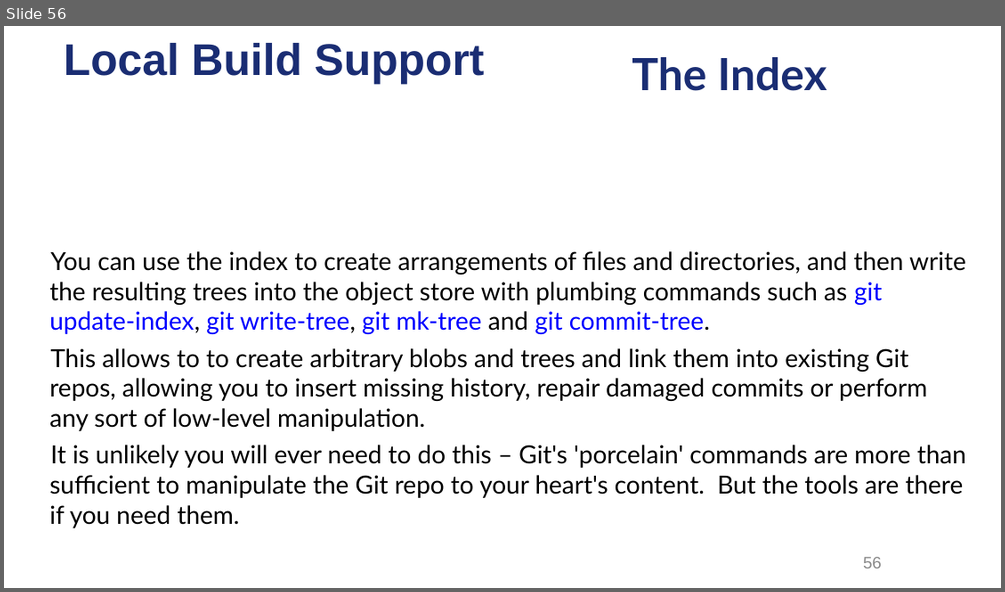
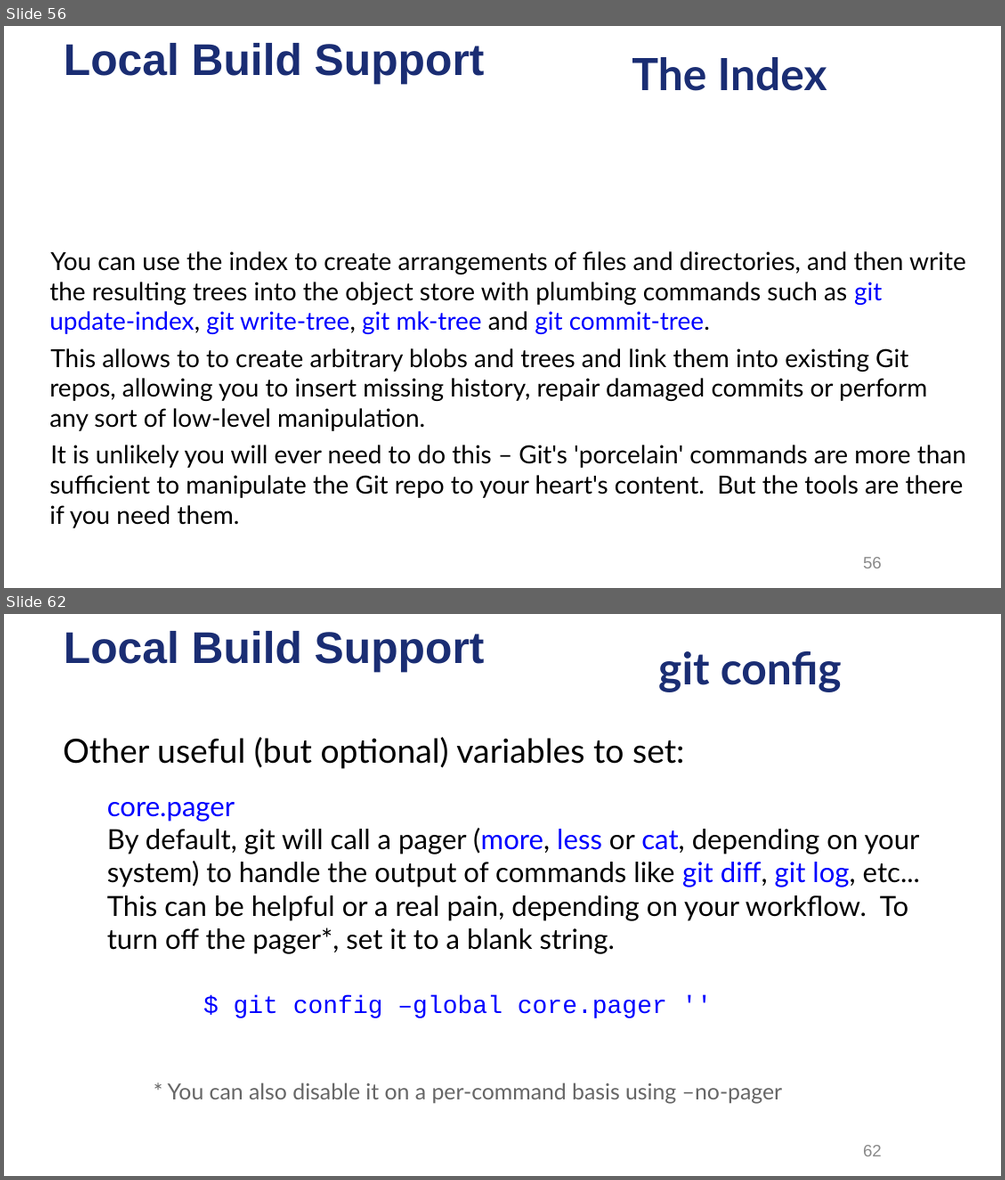
Before and after one commit to ysgard/git-presentation, a slide deck: Dive into Git.odp. Shown one above the other, each under a label of ours: slide 56 before the commit, slides 56 and 62 after it; the slides between them are not shown. The pictures are 1005x592 and 1005x1180 pixels, drawn with LibreOffice and Linux fonts; fonts in the diff are those of the drawing; background and template pictures are left out. Boxes give left, top, right and bottom in pixels: in the first picture for what was removed or moved away, otherwise in the second. Text is boxed around its words. In the diff, an @@ line names an element or a change of style, - is before the commit and + after.

```diff
--- a/Dive into Git.odp
+++ b/Dive into Git.odp
@@ slide 62 added at bbox=[4, 614, 1001, 1176], background picture (left out); not listed: 1 template element that a slide beside it also shows @@
@@ title added at bbox=[658, 651, 841, 692], 32 pt, text #1A2D73, bold @@
+git config
@@ subtitle added at bbox=[63, 737, 684, 769], 24 pt, text #000000 @@
+● Other useful (but optional) variables to set:
@@ text added at bbox=[107, 802, 920, 954], 20 pt, text #000000 @@
+● core.pager
+  By default, git will call a pager (more, less or cat, depending on your system) to handle the output of commands like git diff, git log, etc... This can be helpful or a real pain, depending on your workflow. To turn off the pager*, set it to a blank string.
@@ text added at bbox=[234, 995, 667, 1018], 18 pt, text #0000FF @@
+$ git config –global core.pager ''
@@ text added at bbox=[168, 1082, 783, 1104], 16 pt, text #666666 @@
+* You can also disable it on a per-command basis using –no-pager
@@ page number added at bbox=[863, 1144, 882, 1156], 12 pt, text #898989 @@
+62
```
Also in this commit, not shown: 3 slides changed, 18 other slides added, 2 slides removed, 15 other files.
